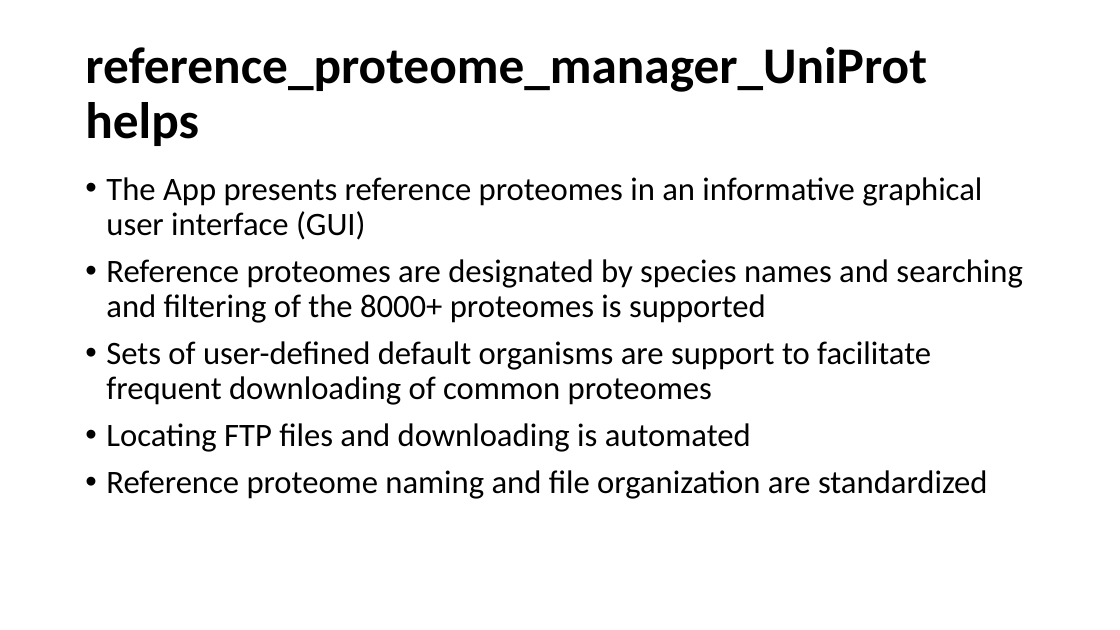
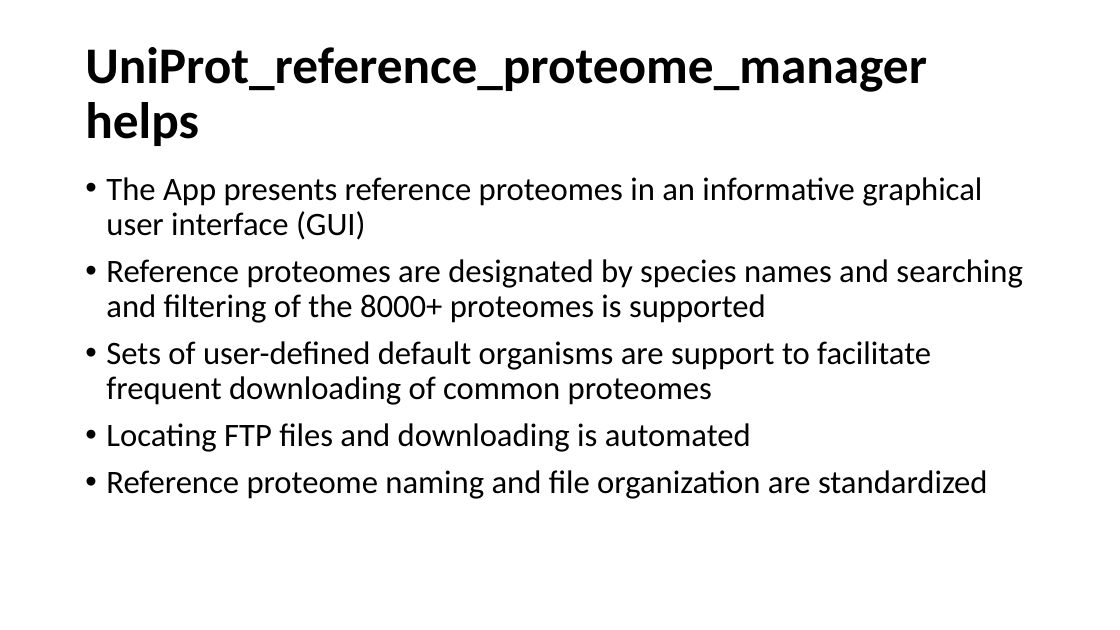
Before and after one commit to lily-liang12/Reference_Proteome_Manager, a slide deck: slide 5 of User_Guide_UniProt.pptx. Drawn at 1120x630 pixels with LibreOffice and Linux fonts; fonts in the diff are those of the drawing. Boxes give left, top, right and bottom in pixels: in the first picture for what was removed or moved away, otherwise in the second. Text is boxed around its words. In the diff, an @@ line names an element or a change of style, - is before the commit and + after.

Commit message:
Yet more debugging. Also added release version taggging to downloaded files.
Added the UniProt or Ensembl release/version tags to downloaded FASTA files.
Changed camel case variable names to PEP 8 format.

```diff
--- a/User_Guide_UniProt.pptx
+++ b/User_Guide_UniProt.pptx
@@ title at [85,47,927,146]: text changed @@
-reference_proteome_manager_UniProt helps
+UniProt_reference_proteome_manager helps
```
Also in this commit, not shown: 4 other slides changed, 6 other files.
